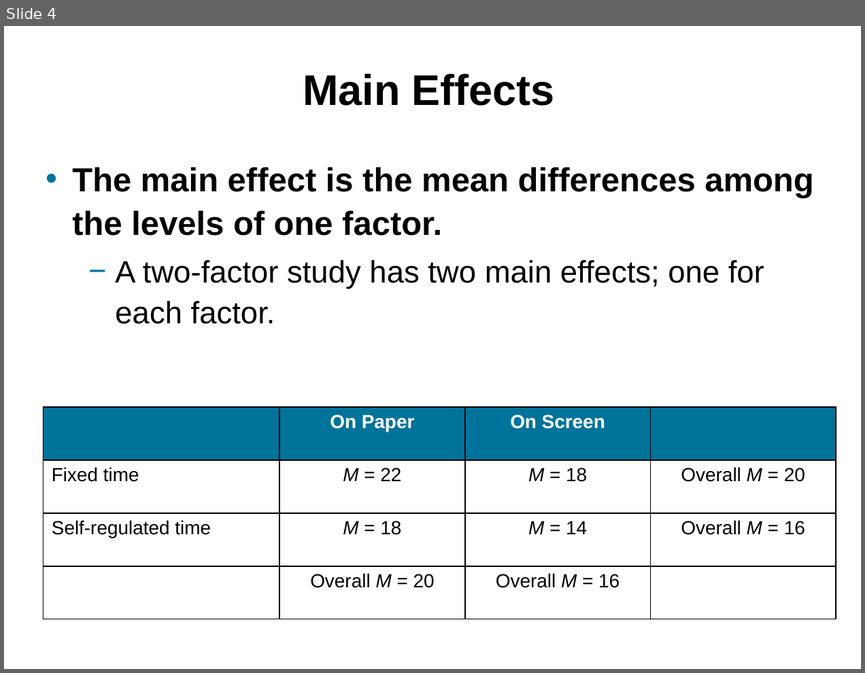
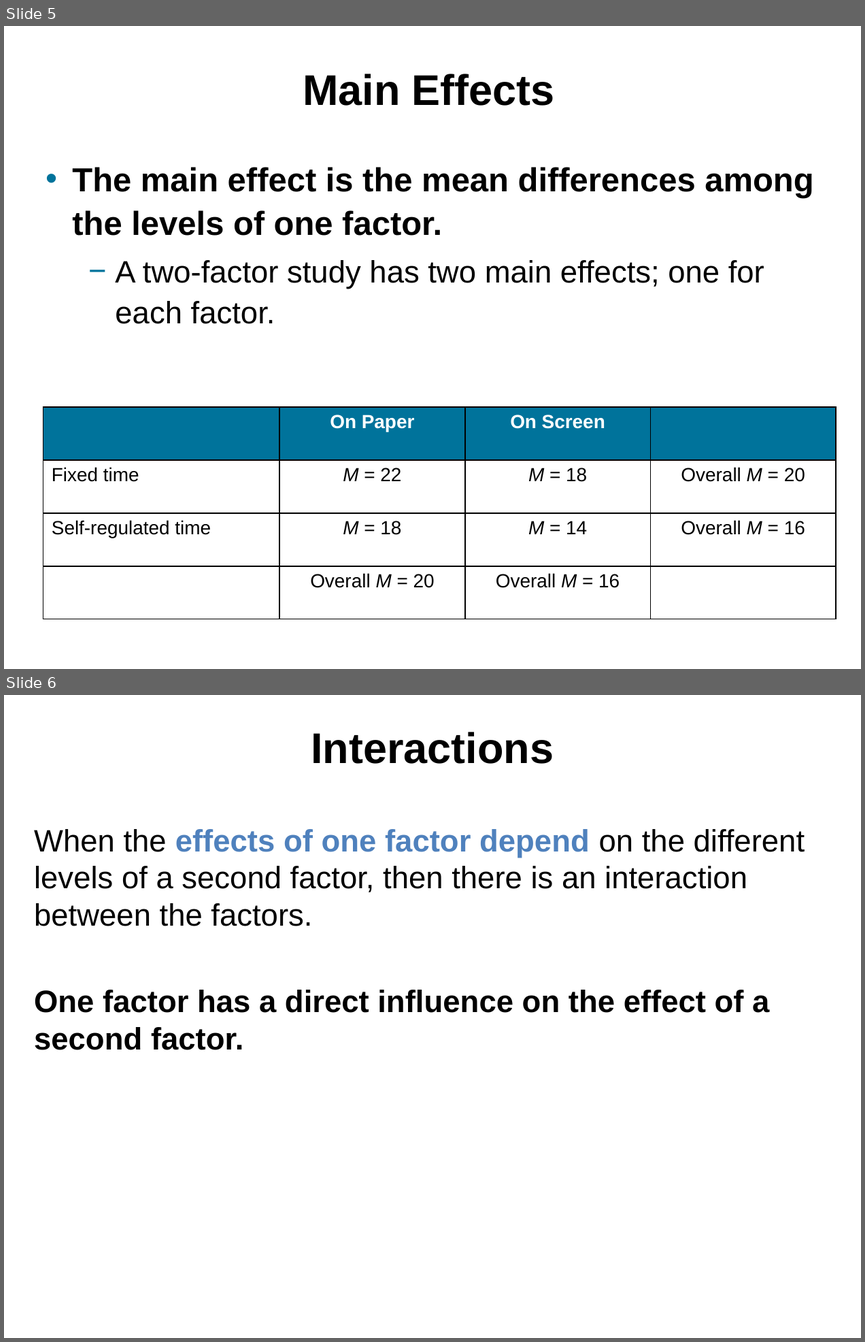
Before and after one commit to npm27/Teaching-Materials, a slide deck: Research Methods/Slides/Chapter 11.pptx. Shown one above the other, each under a label of ours: slide 4 before the commit, slides 5 and 6 after it. The pictures are 865x673 and 865x1342 pixels, drawn with LibreOffice and Linux fonts; fonts in the diff are those of the drawing. Boxes give left, top, right and bottom in pixels: in the first picture for what was removed or moved away, otherwise in the second. Text is boxed around its words. In the diff, an @@ line names an element or a change of style, - is before the commit and + after.

```diff
--- a/Research Methods/Slides/Chapter 11.pptx
+++ b/Research Methods/Slides/Chapter 11.pptx
@@ slide 6 added at [4, 695, 861, 1338], background #FFFFFF @@
@@ title added at [311, 732, 553, 764], 36 pt, text #000000, bold @@
+Interactions
@@ text added at [34, 829, 804, 1050], 26 pt, text #000000 @@
+When the effects of one factor depend on the different levels of a second factor, then there is an interaction between the factors.
+One factor has a direct influence on the effect of a second factor.
@@ what was slide 4 is now slide 5 @@
```
Also in this commit, not shown: 6 slides changed, 5 other slides added, 1 other file.
